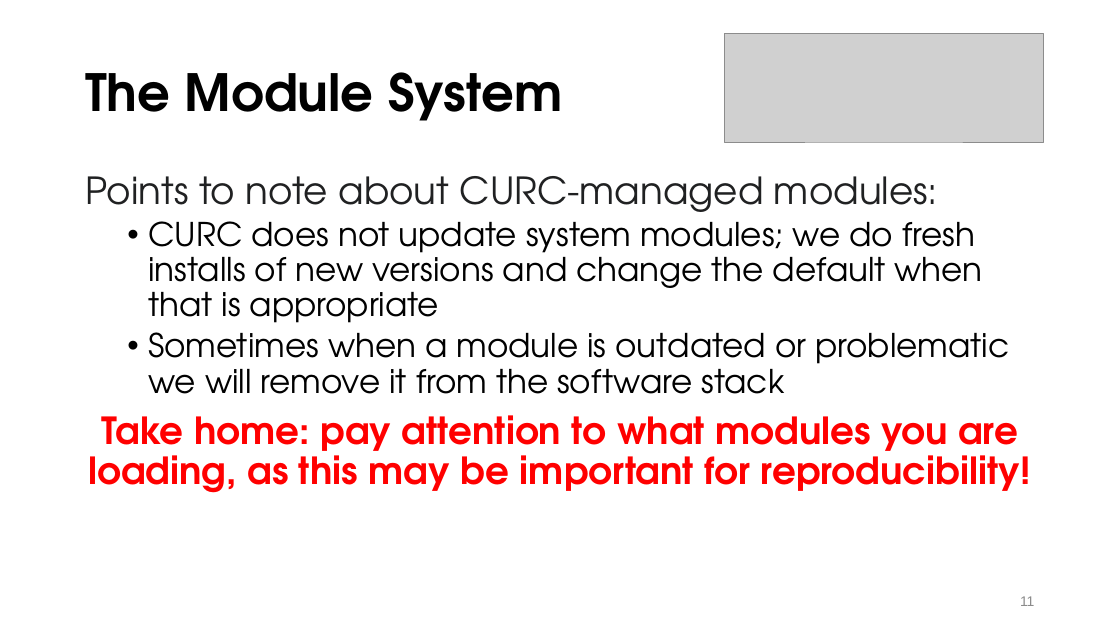
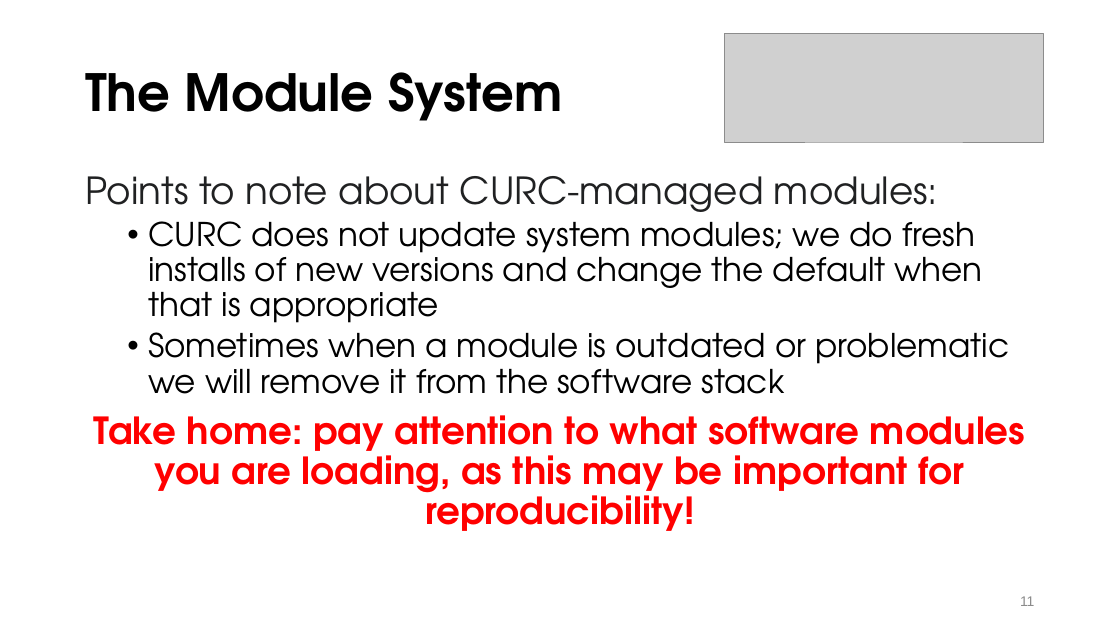
Before and after one commit to mohalkh5/hpc_fundamentals_micro_credential, a slide deck: slide 11 of installing_software/installing_software.pptx. Drawn at 1120x630 pixels with LibreOffice and Linux fonts; fonts in the diff are those of the drawing; grey boxes stand for pictures; background and template pictures are left out. Boxes give left, top, right and bottom in pixels: in the first picture for what was removed or moved away, otherwise in the second. Text is boxed around its words. In the diff, an @@ line names an element or a change of style, - is before the commit and + after.

Commit message:
Minor installing_software clarity tweaks

```diff
--- a/installing_software/installing_software.pptx
+++ b/installing_software/installing_software.pptx
@@ text at (94,415,1025,531): text changed @@
-Take home: pay attention to what modules you are loading, as this may be important for reproducibility!
+Take home: pay attention to what software modules you are loading, as this may be important for reproducibility!
```
Also in this commit, not shown: 2 other slides changed, 1 other file.
